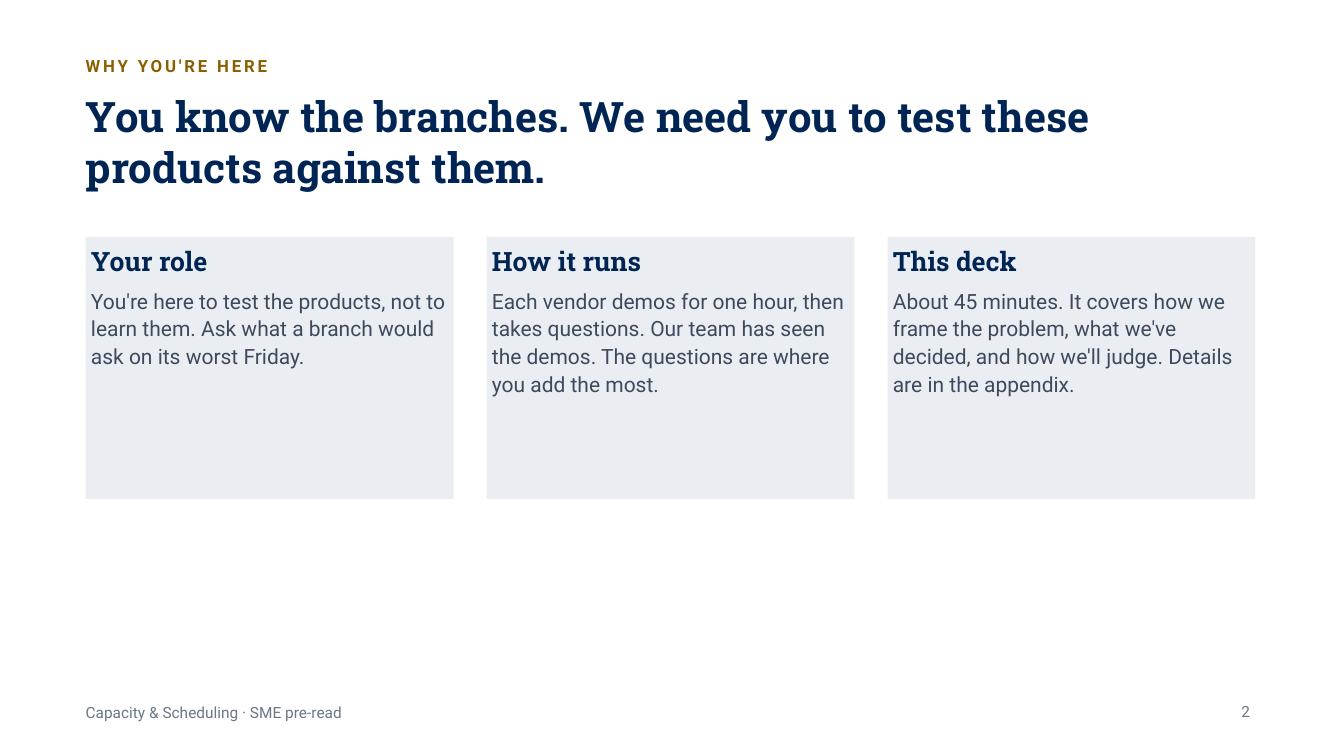
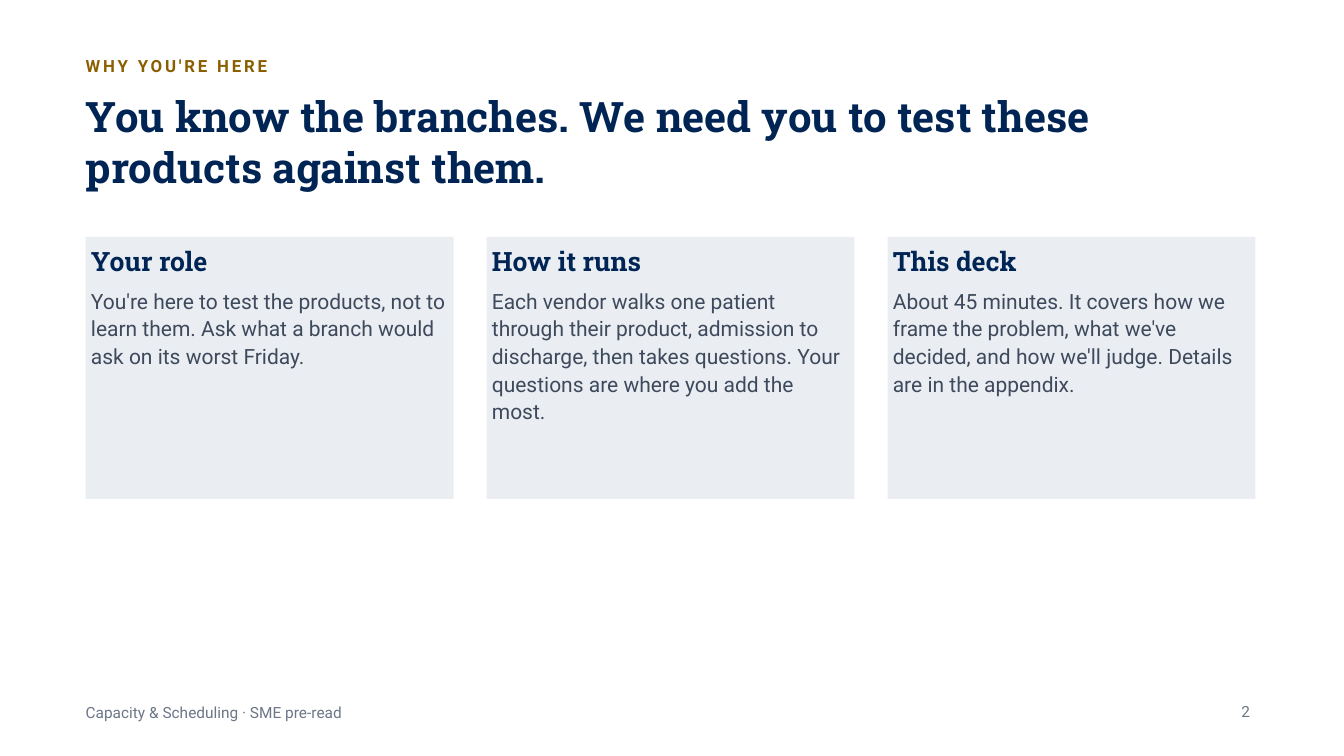
Before and after one commit to worker-max/compassus-capacity-pm, a slide deck: slide 2 of agents/compassus-capacity-pm/artifacts/Nashville-SME-PreRead.pptx. Drawn at 1344x756 pixels with LibreOffice and Linux fonts; fonts in the diff are those of the drawing. Boxes give left, top, right and bottom in pixels: in the first picture for what was removed or moved away, otherwise in the second. Text is boxed around its words. In the diff, an @@ line names an element or a change of style, - is before the commit and + after.

```diff
--- a/agents/compassus-capacity-pm/artifacts/Nashville-SME-PreRead.pptx
+++ b/agents/compassus-capacity-pm/artifacts/Nashville-SME-PreRead.pptx
@@ text at bbox=[492, 293, 840, 419]: text changed @@
-Each vendor demos for one hour, then takes questions. Our team has seen the demos. The questions are where you add the most.
+Each vendor walks one patient through their product, admission to discharge, then takes questions. Your questions are where you add the most.
```
Also in this commit, not shown: 3 other slides changed, 6 slides added.
